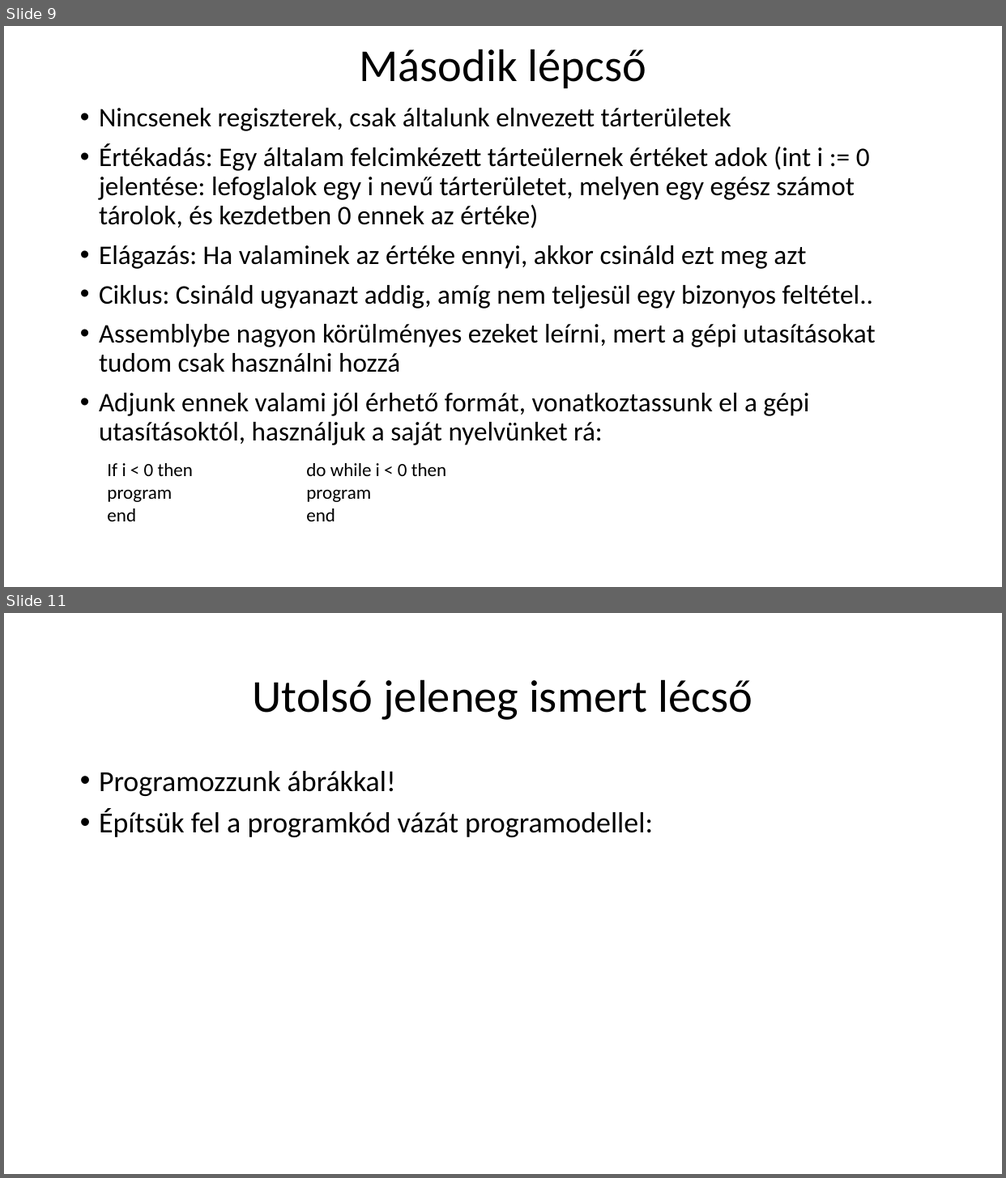
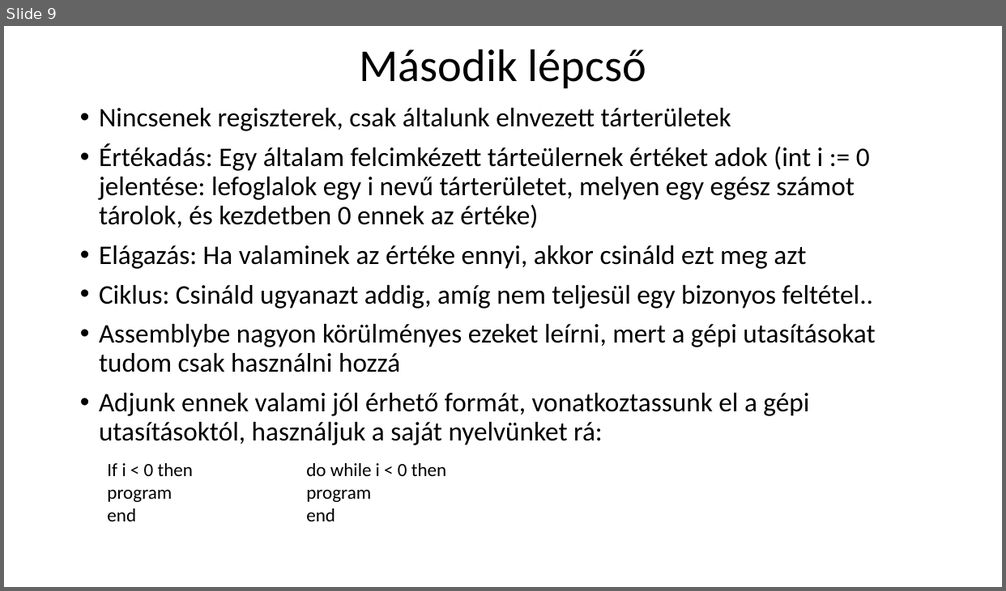
Before and after one commit to nagyandras95/Egyetem, a slide deck: efop/03/Absztakciós szintek a programozásban.pptx. Shown one above the other, each under a label of ours: slides 9 and 11 before the commit, slide 9 after it; the slides between them are not shown. The pictures are 1006x1178 and 1006x591 pixels, drawn with LibreOffice and Linux fonts; fonts in the diff are those of the drawing. Boxes give left, top, right and bottom in pixels: in the first picture for what was removed or moved away, otherwise in the second. Text is boxed around its words. In the diff, an @@ line names an element or a change of style, - is before the commit and + after.

```diff
--- a/efop/03/Absztakciós szintek a programozásban.pptx
+++ b/efop/03/Absztakciós szintek a programozásban.pptx
@@ slide 11 removed at <box>4,613,1002,1174</box>, background #FFFFFF @@
@@ title removed at <box>253,679,752,720</box> @@
-Utolsó jeleneg ismert lécső
@@ text removed at <box>99,771,653,837</box> @@
-• Programozzunk ábrákkal!
-• Építsük fel a programkód vázát programodellel:
```
Also in this commit, not shown: 6 slides changed, 2 slides added, 3 other files.
